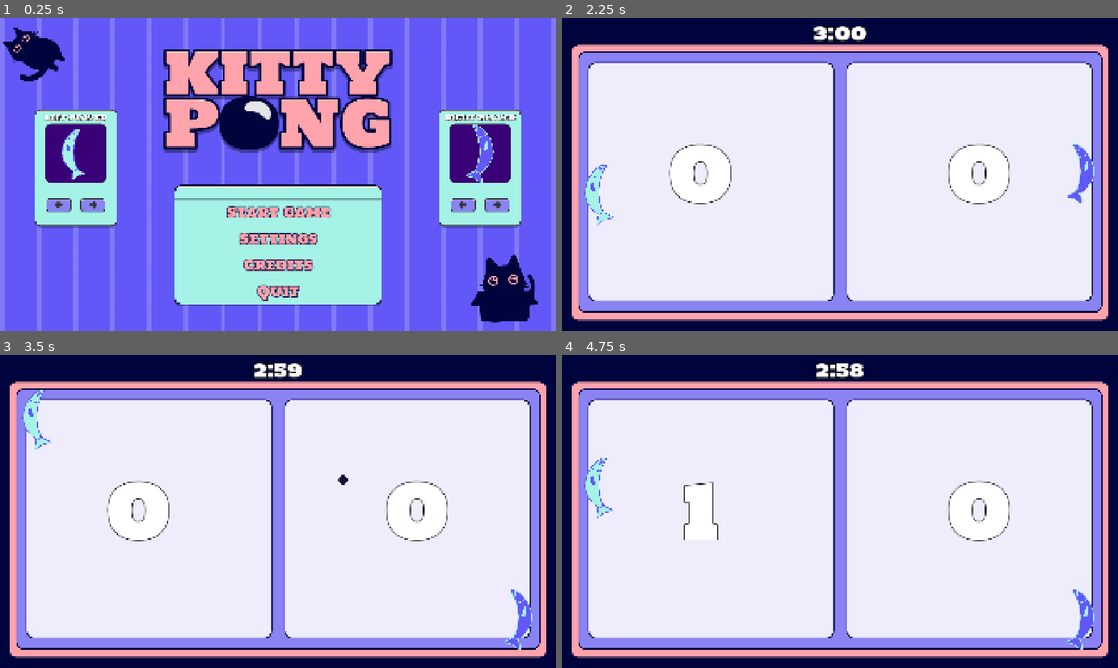
Above: before the commit, frames 1-4 (two rows, left to right).
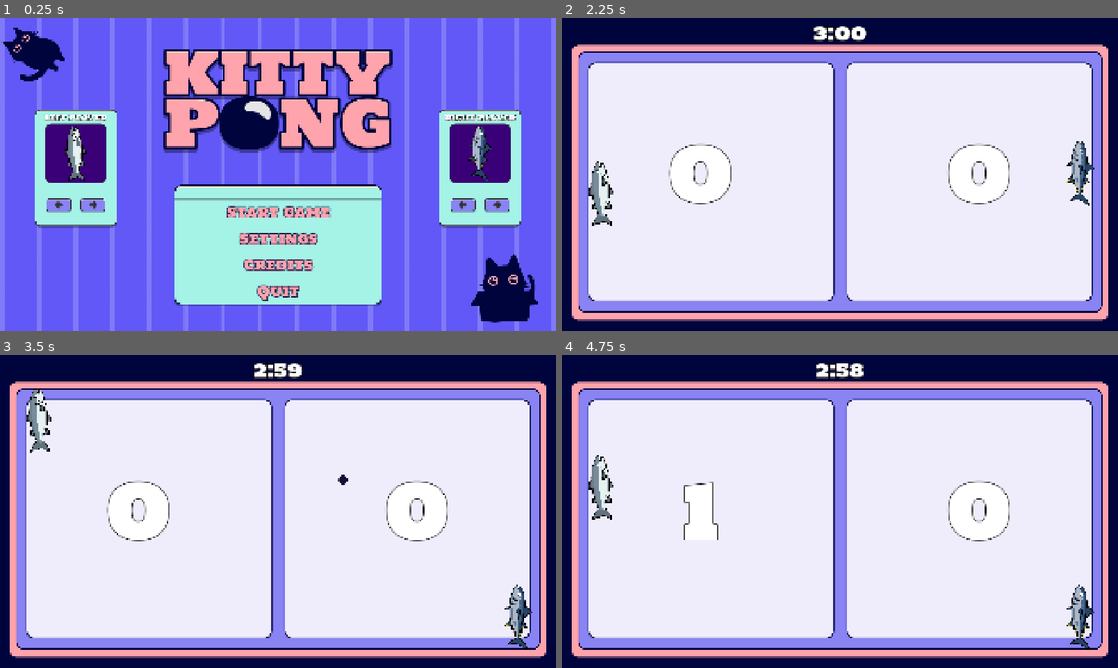
Above: after the commit, the same moments.

Repository: Jurinich/GDSG-WS-semester-project
Game: Godot game, scene res://scenes/main_menu.tscn
Same seed, same stepped clock (60 frames per second), same inputs: the game is played once before the commit and once after it.
Inputs (mouse positions are in pixels of both pictures, inside the frame that each line leads up to):
- Up to frame 1 (0.25 s): no input
- Up to frame 2 (2.25 s): click (623, 205) at 0.52 s; click (656, 205) at 1.27 s; click "Start Game" at 2 s
- Up to frame 3 (3.5 s): tap Enter at 2.75 s; move the mouse to (400, 495) at 2.77 s; hold W (upP1) from 2.78 s (still down); hold Down (downP2) from 2.78 s (still down)
- Up to frame 4 (4.75 s): move the mouse to (728, 527) at 3.52 s; release W (upP1) at 3.53 s; release Down (downP2) at 3.53 s; hold S (downP1) 3.53-4.28 s; tap Up (upP2) at 3.6 s; move the mouse to (895, 442) at 4.27 s; hold W (upP1) from 4.28 s (still down); hold Down (downP2) from 4.28 s (still down)

The runs differ from the first frame. In frame 1, 1.0% of the frame differs, in the area x 11-89%, y 34-53%; in frame 2, 1.2%, in the area x 3-96%, y 39-67%; in frame 3, 1.2%; in frame 4, 1.2%.

Commit message:
paddle redesign

Diff:
--- /dev/null
+++ b/gdsg-semester-project-w-2025-/scenes/paddle_0.tscn
@@ -0,0 +1,13 @@
+[gd_scene format=3 uid="uid://bxsg1y1wtx423"]
+
+[ext_resource type="Texture2D" uid="uid://bkq5o2fbf7tci" path="res://assets/sprites/Paddles/0_salmon.png" id="1_oyatb"]
+
+[sub_resource type="RectangleShape2D" id="RectangleShape2D_gyye6"]
+size = Vector2(60, 220)
+
+[node name="CollisionShape2D" type="CollisionShape2D" unique_id=1666742730]
+shape = SubResource("RectangleShape2D_gyye6")
+
+[node name="Sprite2D" type="Sprite2D" parent="." unique_id=41770785]
+scale = Vector2(0.3, 0.3)
+texture = ExtResource("1_oyatb")
--- /dev/null
+++ b/gdsg-semester-project-w-2025-/scenes/paddle_1.tscn
@@ -0,0 +1,13 @@
+[gd_scene format=3 uid="uid://uxg1shddub3e"]
+
+[ext_resource type="Texture2D" uid="uid://cnp5k0xak4u2l" path="res://assets/sprites/Paddles/1_tuna.png" id="1_u7yne"]
+
+[sub_resource type="RectangleShape2D" id="RectangleShape2D_gyye6"]
+size = Vector2(60, 220)
+
+[node name="CollisionShape2D" type="CollisionShape2D" unique_id=1666742730]
+shape = SubResource("RectangleShape2D_gyye6")
+
+[node name="Sprite2D" type="Sprite2D" parent="." unique_id=41770785]
+scale = Vector2(0.3, 0.3)
+texture = ExtResource("1_u7yne")
--- /dev/null
+++ b/gdsg-semester-project-w-2025-/scenes/paddle_2.tscn
@@ -0,0 +1,13 @@
+[gd_scene format=3 uid="uid://brdcm2kl3qane"]
+
+[ext_resource type="Texture2D" uid="uid://b3lc8q2ny8vri" path="res://assets/sprites/Paddles/2_skeleton.png" id="1_631dh"]
+
+[sub_resource type="RectangleShape2D" id="RectangleShape2D_gyye6"]
+size = Vector2(60, 220)
+
+[node name="CollisionShape2D" type="CollisionShape2D" unique_id=1666742730]
+shape = SubResource("RectangleShape2D_gyye6")
+
+[node name="Sprite2D" type="Sprite2D" parent="." unique_id=41770785]
+scale = Vector2(0.3, 0.3)
+texture = ExtResource("1_631dh")
--- a/gdsg-semester-project-w-2025-/scenes/paddle_a.tscn
+++ /dev/null
@@ -1,10 +0,0 @@
-[gd_scene format=3 uid="uid://bxsg1y1wtx423"]
-
-[ext_resource type="Texture2D" uid="uid://emd4k5xlqjpj" path="res://assets/paddle1.png" id="1_x1xl5"]
-
-[node name="CollisionPolygon2D" type="CollisionPolygon2D" unique_id=1076596107]
-scale = Vector2(0.3, 0.3)
-polygon = PackedVector2Array(10, -349.5, 10, -344.6, -57.100006, -306, -62.600006, -306, -126.600006, -234, -129, -234, -178, -132, -180.6, -132, -201.6, -24, -206.4, -24, -173, 101.79999, -173, 110.70001, -127, 171.59998, -127, 176.70001, -45.799988, 245, -58.5, 278, -62.799988, 278, -55, 362.7, -55, 375.7, -5.299988, 352, 0.2999878, 352, 40.200012, 312, 121.79999, 294, 130.5, 294, 141.5, 282, 148.09998, 282, 145, 259, 145, 253.20001, 42.799988, 198.5, 9.899994, 123.70001, -3.399994, 55, -13, -30.899994, -13, -37.5, -1, -116.399994, -1, -125.899994, 31, -228.8, 31, -235, 69.600006, -302, 78.100006, -302, 62, -339.8, 62, -346.6)
-
-[node name="Sprite2D" type="Sprite2D" parent="." unique_id=41770785]
-texture = ExtResource("1_x1xl5")
--- a/gdsg-semester-project-w-2025-/scenes/paddle_b.tscn
+++ /dev/null
@@ -1,10 +0,0 @@
-[gd_scene format=3 uid="uid://uxg1shddub3e"]
-
-[ext_resource type="Texture2D" uid="uid://8xqbske0pmah" path="res://assets/sprites/Paddles/paddle2.png" id="1_u7yne"]
-
-[node name="CollisionPolygon2D" type="CollisionPolygon2D" unique_id=495573329]
-scale = Vector2(-0.3, 0.3)
-polygon = PackedVector2Array(-26.300003, -350, -88.3, -350, -100.5, -336, -100.5, -321.2, -36.699997, -183.3, -13.800003, -53.5, -16.5, -7.200012, -16.5, 15.200012, -37.5, 112.100006, -37.5, 119.100006, -69.5, 184.09998, -69.5, 187.20001, -156.6, 236, -164.9, 236, -165.5, 238.59998, -165.5, 273.40002, -77.8, 302, -61.5, 302, -6.699997, 350, 30.5, 350, 35.5, 301.40002, 35.5, 276.5, 18.699997, 233.70001, 89.399994, 175, 91.600006, 175, 131.6, 119, 134.29999, 119, 165.5, 24.5, 165.5, -97.100006, 155.5, -124.399994, 155.5, -134.9, 102.5, -238, 102.5, -242.3, 23.5, -323.3, 23.5, -326)
-
-[node name="Sprite2D" type="Sprite2D" parent="." unique_id=196296921]
-texture = ExtResource("1_u7yne")
--- a/gdsg-semester-project-w-2025-/scenes/player.tscn
+++ b/gdsg-semester-project-w-2025-/scenes/player.tscn
@@ -1,11 +1,12 @@
 [gd_scene format=3 uid="uid://dmngxbinp5ri7"]
 
 [ext_resource type="Script" uid="uid://crulmxqf0p7gx" path="res://scripts/playerMovement.gd" id="1_p0vlq"]
-[ext_resource type="PackedScene" uid="uid://bxsg1y1wtx423" path="res://scenes/paddle_a.tscn" id="2_g2els"]
-[ext_resource type="PackedScene" uid="uid://uxg1shddub3e" path="res://scenes/paddle_b.tscn" id="3_qhqgy"]
+[ext_resource type="PackedScene" uid="uid://bxsg1y1wtx423" path="res://scenes/paddle_0.tscn" id="2_g2els"]
+[ext_resource type="PackedScene" uid="uid://uxg1shddub3e" path="res://scenes/paddle_1.tscn" id="3_qhqgy"]
+[ext_resource type="PackedScene" uid="uid://brdcm2kl3qane" path="res://scenes/paddle_2.tscn" id="4_dqkch"]
 
 [node name="Player" type="CharacterBody2D" unique_id=43356410]
 collision_layer = 2
 motion_mode = 1
 script = ExtResource("1_p0vlq")
-paddles = Array[PackedScene]([ExtResource("2_g2els"), ExtResource("3_qhqgy")])
+paddles = Array[PackedScene]([ExtResource("2_g2els"), ExtResource("3_qhqgy"), ExtResource("4_dqkch")])
--- a/gdsg-semester-project-w-2025-/scenes/player_selection_node.tscn
+++ b/gdsg-semester-project-w-2025-/scenes/player_selection_node.tscn
@@ -2,9 +2,11 @@
 
 [ext_resource type="Script" uid="uid://de4tr7w5a07aw" path="res://scripts/player_selection_node.gd" id="1_h4mwn"]
 [ext_resource type="Texture2D" uid="uid://emd4k5xlqjpj" path="res://assets/paddle1.png" id="1_xkd2o"]
-[ext_resource type="Texture2D" uid="uid://8xqbske0pmah" path="res://assets/sprites/Paddles/paddle2.png" id="3_3xtyk"]
+[ext_resource type="Texture2D" uid="uid://cnp5k0xak4u2l" path="res://assets/sprites/Paddles/1_tuna.png" id="2_6uo20"]
+[ext_resource type="Texture2D" uid="uid://bkq5o2fbf7tci" path="res://assets/sprites/Paddles/0_salmon.png" id="3_gylrv"]
 [ext_resource type="Texture2D" uid="uid://ckntan25rrejh" path="res://assets/sprites/Popups/popup_catselection.png" id="3_k03x2"]
 [ext_resource type="Theme" uid="uid://dfhebtip2k3k3" path="res://new_theme.tres" id="3_quxui"]
+[ext_resource type="Texture2D" uid="uid://b3lc8q2ny8vri" path="res://assets/sprites/Paddles/2_skeleton.png" id="4_gylrv"]
 [ext_resource type="Texture2D" uid="uid://bb80gnpm8par6" path="res://assets/sprites/Buttons/button_forward.png" id="5_ph6ke"]
 [ext_resource type="Script" uid="uid://cdujq8dwum32i" path="res://scripts/buttonsound_extension.gd" id="7_0juo8"]
 
@@ -17,7 +19,7 @@
 grow_vertical = 2
 script = ExtResource("1_h4mwn")
 player_name = "Player"
-possible_textures = Array[Texture2D]([ExtResource("1_xkd2o"), ExtResource("3_3xtyk")])
+possible_textures = Array[Texture2D]([ExtResource("3_gylrv"), ExtResource("2_6uo20"), ExtResource("4_gylrv")])
 
 [node name="Background" type="TextureRect" parent="." unique_id=606959779]
 layout_mode = 1
--- a/gdsg-semester-project-w-2025-/scripts/playerMovement.gd
+++ b/gdsg-semester-project-w-2025-/scripts/playerMovement.gd
@@ -11,14 +11,14 @@
 func _ready():
 	fixed_x = global_position.x
 
-	var paddle: CollisionPolygon2D
+	var paddle: CollisionShape2D
 	if (isP1):
 		paddle = paddles[GameManager.left_player_paddle].instantiate()
 		device_id_cur = GameManager.arcade_p1_id
+		paddle.scale.x = -paddle.scale.x
 	else:
 		paddle = paddles[GameManager.right_player_paddle].instantiate()
 		device_id_cur = GameManager.arcade_p2_id
-		paddle.scale.x = -paddle.scale.x
 
 	add_child(paddle)
 
--- a/gdsg-semester-project-w-2025-/scripts/player_selection_node.gd
+++ b/gdsg-semester-project-w-2025-/scripts/player_selection_node.gd
@@ -36,6 +36,8 @@
 
 func update_texture():
 	selection.texture = possible_textures[cur_index]
+	if isP1:
+		selection.flip_h = true;
 
 func _unhandled_input(event):
 	if GameManager.arcade_mode == false:
Binary file added: gdsg-semester-project-w-2025-/assets/sprites/Paddles/0_salmon.png
Not shown, added: gdsg-semester-project-w-2025-/assets/sprites/Paddles/0_salmon.png.import
Binary file added: gdsg-semester-project-w-2025-/assets/sprites/Paddles/1_tuna.png
Not shown, added: gdsg-semester-project-w-2025-/assets/sprites/Paddles/1_tuna.png.import
Binary file added: gdsg-semester-project-w-2025-/assets/sprites/Paddles/2_skeleton.png
Not shown, added: gdsg-semester-project-w-2025-/assets/sprites/Paddles/2_skeleton.png.import
